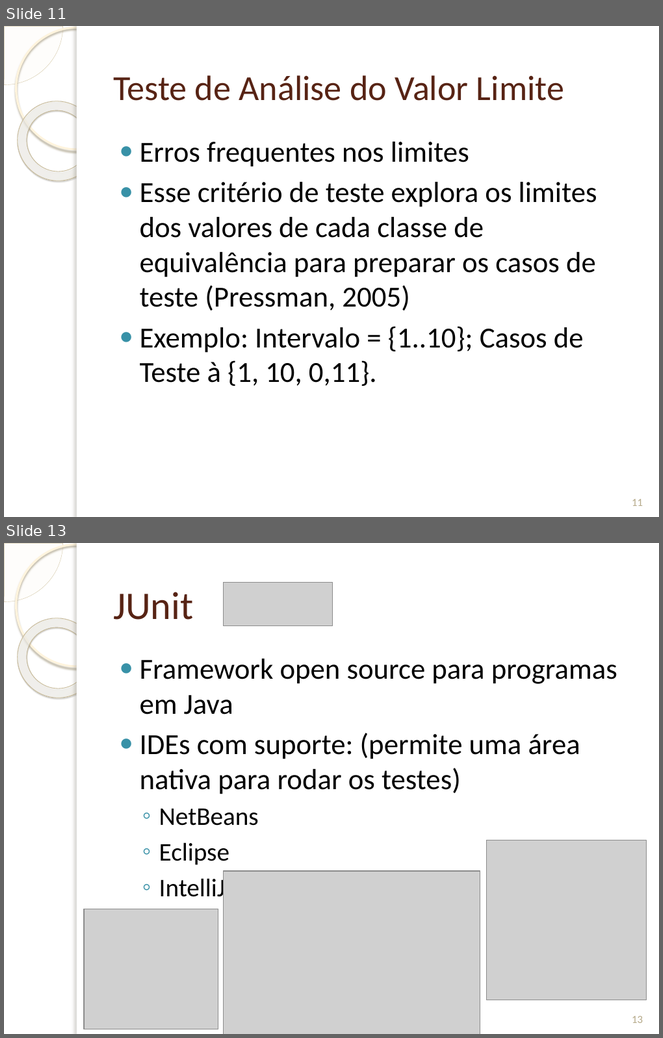
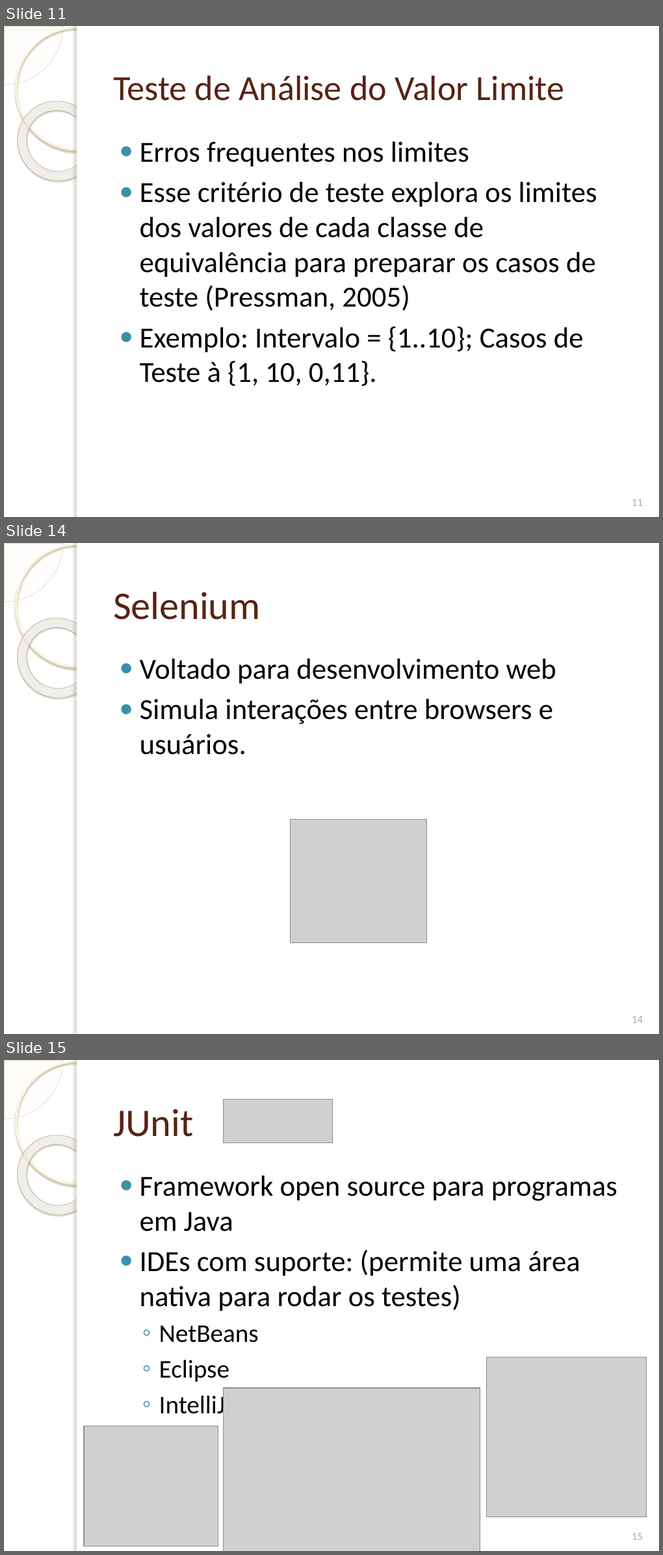
Before and after one commit to GilsonFonseca/TrabEngCompGrupo1, a slide deck: Trab Eng Software/Projeto sobre Testes/Teste de Software apoiado por ferramentas livres.pptx. Shown one above the other, each under a label of ours: slides 11 and 13 before the commit, slides 11, 14 and 15 after it; the slides between them are not shown. The pictures are 663x1038 and 663x1555 pixels, drawn with LibreOffice and Linux fonts; fonts in the diff are those of the drawing; grey boxes stand for pictures; background and template pictures are left out. Boxes give left, top, right and bottom in pixels: in the first picture for what was removed or moved away, otherwise in the second. Text is boxed around its words. In the diff, an @@ line names an element or a change of style, - is before the commit and + after.

```diff
--- a/Trab Eng Software/Projeto sobre Testes/Teste de Software apoiado por ferramentas livres.pptx
+++ b/Trab Eng Software/Projeto sobre Testes/Teste de Software apoiado por ferramentas livres.pptx
@@ slide 14 added at [4,543,659,1034], background picture (left out); not listed: 5 template elements that a slide beside it also shows @@
@@ title added at [113,592,260,620], 43 pt, text #572314 @@
+Selenium
@@ text added at [140,659,556,755], 32 pt, text #000000 @@
+● Voltado para desenvolvimento web
+● Simula interações entre browsers e usuários.
@@ picture added at [290,819,426,943] @@
@@ page number added at [632,1016,643,1023], 12 pt, text #B6A98A @@
+14
@@ what was slide 13 is now slide 15 @@
@@ page number at [632,1533,643,1540]: text changed @@
-13
+15
```
Also in this commit, not shown: 1 slide changed, 1 other slide added.
